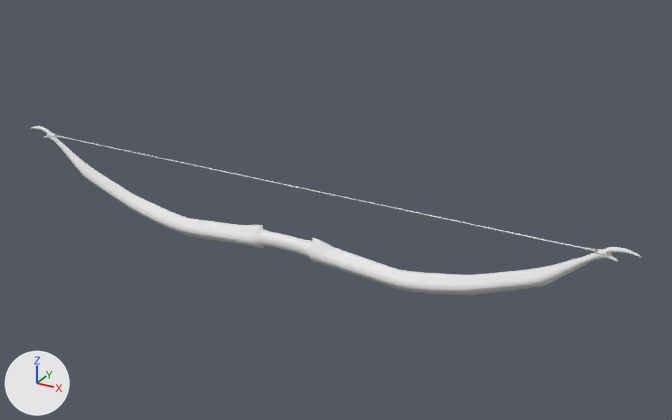
Two versions of the OBJ model Assets/_Project/Models/Elven Long Bow/Elven Long Bow.obj, one commit apart.
One viewpoint serves both versions: a 50 mm camera at (22.5, -35.8, 20.2) aimed at (2.0, 1.4, 1.6). Arrows for +X, +Y and +Z are at lower left; the lights stay in place. Where no turn or scale is listed for an object, it has been applied to the vertices.

In view in the first picture: 'Elven Long Bow'.
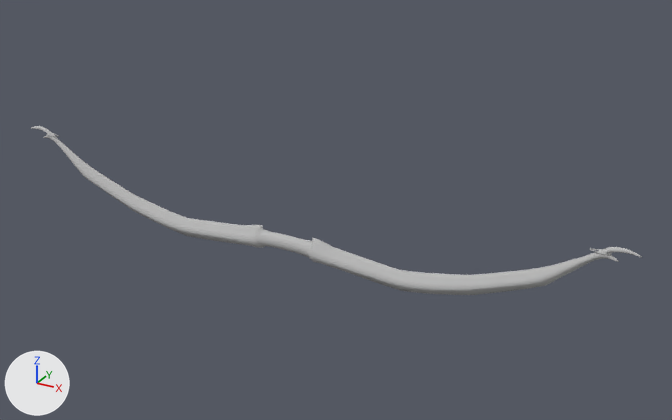
Commit message: Remove string from bow

Where the change shows, as pixel boxes (x1, y1, x2, y2) in the pictures (672 x 420 px):
```json
{"part": 1, "of": "me_elven_long_bow", "change": "cut back", "before": [56, 136, 590, 250]}
{"part": 2, "of": "me_elven_long_bow", "change": "recoloured", "before": [31, 126, 642, 295], "after": [31, 126, 642, 295], "on screen": "white to grey"}
```

Edits to the scene script, one JSON object a line:
```json
{"op": "add", "block": "mat_initialshadinggroup", "code": ["mat_initialshadinggroup = principled_material('initialShadingGroup')", "mat_initialshadinggroup.base_color = (0.5, 0.5, 0.5)  # grey #bcbcbc", "mat_initialshadinggroup.roughness = 1.0"]}
{"block": "me_elven_long_bow", "where": "# used by ob_elven_long_bow; location = (0.0, 0.0, 0.0)"}
{"op": "remove", "block": "me_elven_long_bow", "code": "me_elven_long_bow.from_pydata(...)  # 1294 vertices, 1320 faces; spans x -17.0..17.0, y -0.5..0.5, z -1.1..3.4"}
{"op": "add", "block": "me_elven_long_bow", "code": "me_elven_long_bow.from_pydata(...)  # 1056 vertices, 1045 faces; spans x -17.0..17.0, y -0.5..0.5, z -1.1..3.4"}
{"block": "me_elven_long_bow", "change": "me_elven_long_bow part 1"}
{"block": "me_elven_long_bow", "change": "238 vertices are removed from x -14.9..14.8, y 0.0..0.1, z 3.0..3.1"}
{"block": "me_elven_long_bow", "change": "294 faces are deleted"}
{"block": "me_elven_long_bow", "change": "1 vertex moves within x -14.9, y 0.0, z 3.1"}
{"block": "me_elven_long_bow", "change": "19 new faces join them"}
{"block": "me_elven_long_bow", "change": "me_elven_long_bow part 2: 1026 faces spanning x -17.0..17.0, y -0.5..0.5, z -1.1..3.4 switch from no material to mat_initialshadinggroup (grey #bcbcbc)"}
```
